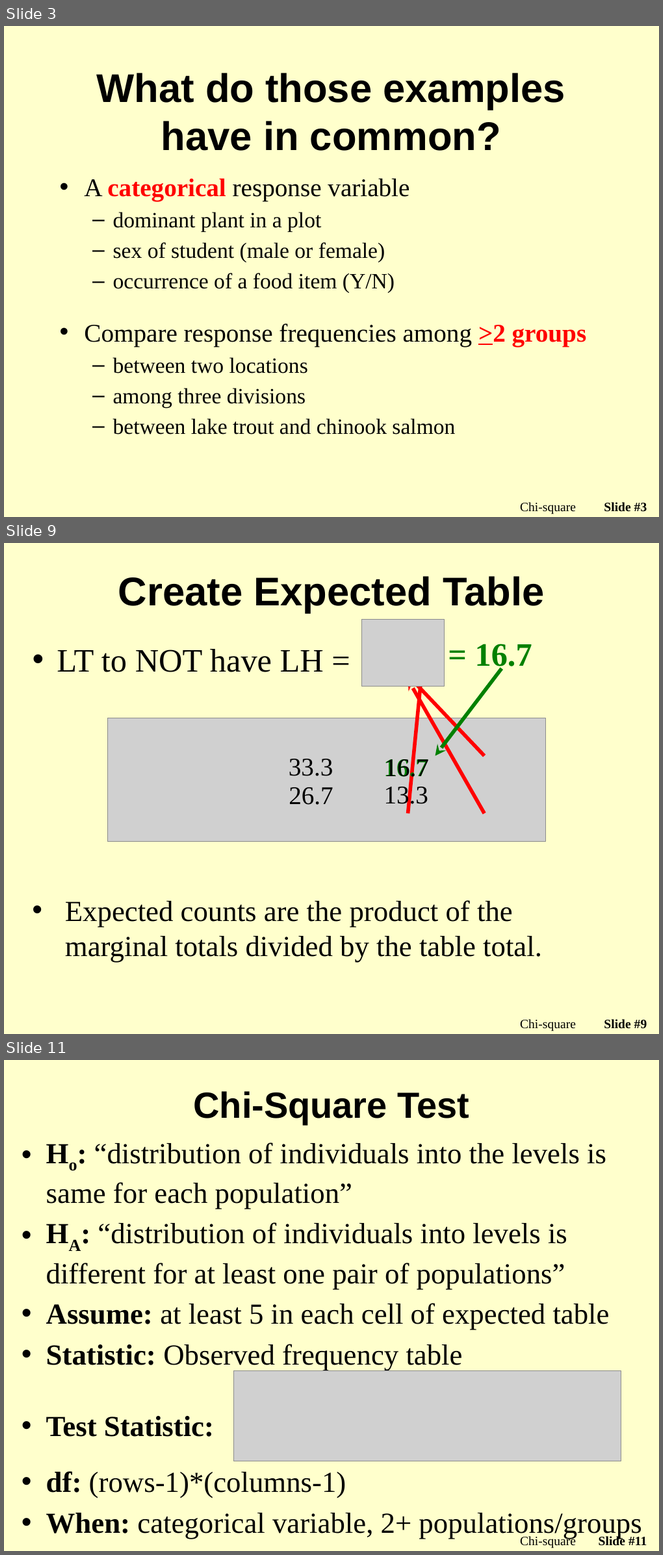
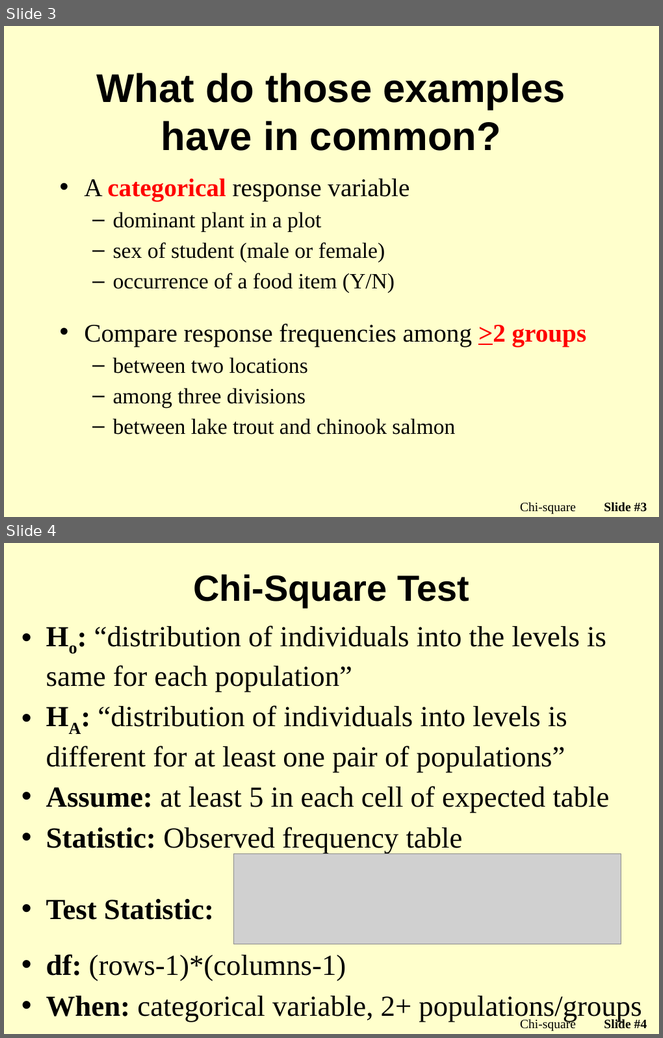
Before and after one commit to droglenc/NCMTH107, a slide deck: modules/Chi_Square/PPT2.pptx. Shown one above the other, each under a label of ours: slides 3, 9 and 11 before the commit, slides 3 and 4 after it; the slides between them are not shown. The pictures are 663x1555 and 663x1038 pixels, drawn with LibreOffice and Linux fonts; fonts in the diff are those of the drawing; grey boxes stand for pictures; background and template pictures are left out. Boxes give left, top, right and bottom in pixels: in the first picture for what was removed or moved away, otherwise in the second. Text is boxed around its words. In the diff, an @@ line names an element or a change of style, - is before the commit and + after.

```diff
--- a/modules/Chi_Square/PPT2.pptx
+++ b/modules/Chi_Square/PPT2.pptx
@@ slide 9 removed at [4, 543, 659, 1034], background picture (left out) @@
@@ title removed at [118, 576, 544, 613] @@
-Create Expected Table
@@ picture removed at [362, 620, 444, 687] @@
@@ text removed at [441, 630, 540, 677] @@
-= 16.7
@@ text removed at [57, 649, 324, 672] @@
-• LT to NOT have LH =
@@ arrow removed from (484, 756) to (381, 646) @@
@@ arrow removed from (408, 813) to (425, 646) @@
@@ text removed at [475, 644, 532, 673] @@
-16.7
@@ arrow removed from (502, 669) to (435, 756) @@
@@ arrow removed from (484, 813) to (408, 679) @@
@@ picture removed at [107, 718, 545, 842] @@
@@ text removed at [384, 757, 428, 782] @@
-16.7
@@ text removed at [289, 759, 333, 776] @@
-33.3
@@ text removed at [289, 787, 333, 805] @@
-26.7
@@ text removed at [384, 784, 428, 809] @@
-13.3
@@ text removed at [65, 901, 542, 962] @@
-• Expected counts are the product of the marginal totals divided by the table total.
@@ text removed at [520, 1019, 576, 1032] @@
-Chi-square
@@ page number removed at [604, 1019, 648, 1029] @@
-Slide #9
@@ what was slide 11 is now slide 4 @@
@@ page number at [604, 1019, 648, 1029]: text changed @@
-Slide #11
+Slide #4
```
Also in this commit, not shown: 7 other slides removed, 2 other files.
